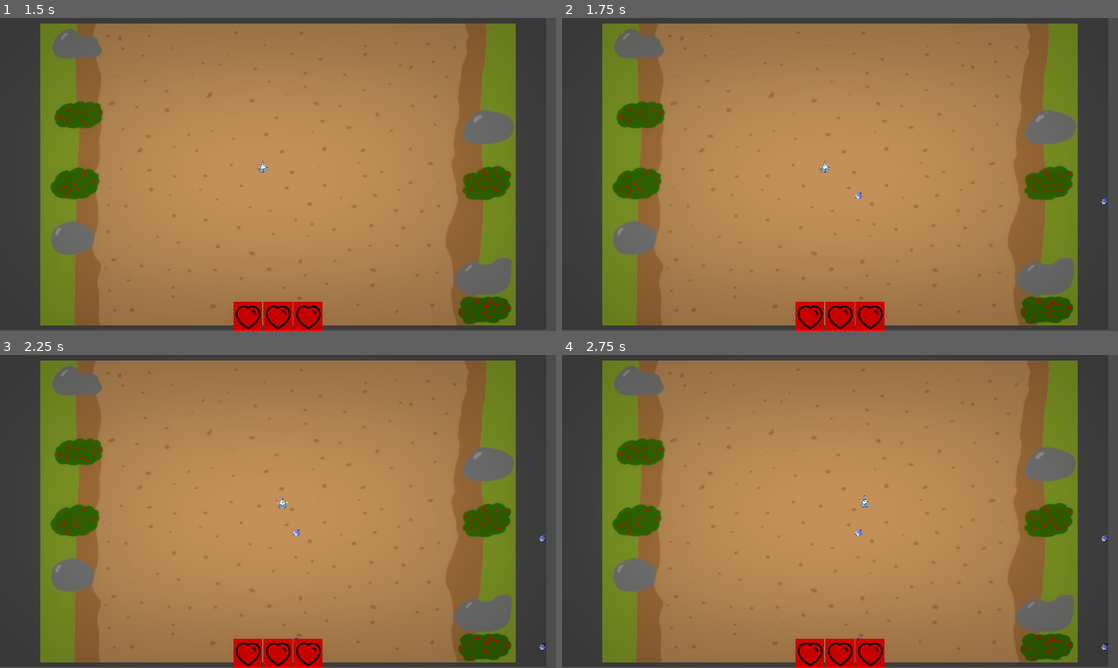
Above: before the commit, frames 1-4 (two rows, left to right).
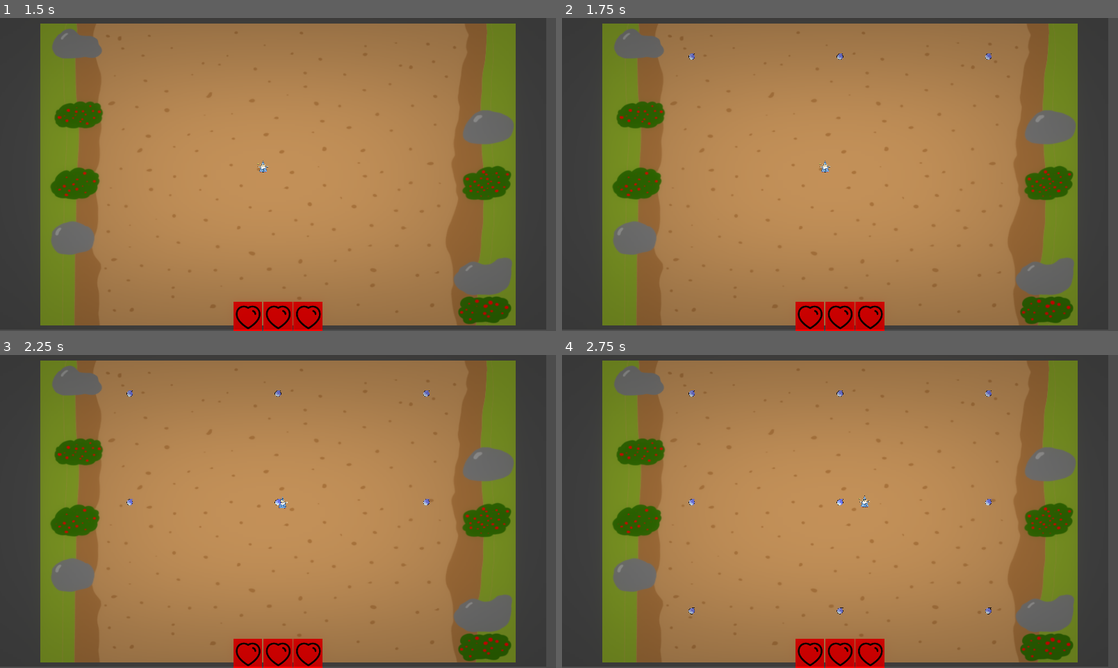
Above: after the commit, the same moments.

Repository: Soiiz/Heart-Of-Cards-Jam
Game: Godot game, scene res://scenes/Main.tscn
Two runs of this game, one before a commit and one after it. Both use one fixed random seed, a clock stepped at 60 frames per second and the inputs below.
Inputs (mouse positions are in pixels of both pictures, inside the frame that each line leads up to):
- Up to frame 1 (1.5 s): click (183, 174) at 0.5 s; click (278, 174) at 1.27 s
- Up to frame 2 (1.75 s): no input
- Up to frame 3 (2.25 s): tap Enter at 2 s; move the mouse to (400, 495) at 2.02 s; press the mouse at (400, 495) at 2.03 s; hold D (right) from 2.03 s (still down)
- Up to frame 4 (2.75 s): keep holding D (right)

Frame 1 is identical in both runs. In frame 2, less than 0.1% of the frame differs, in the area x 22-99%, y 11-60%; in frame 3, 0.2%; in frame 4, 0.2%, in the area x 22-99%, y 11-95%.

Commit message:
refactor spawns

Diff:
--- a/cards/c_star/c_star.gd
+++ b/cards/c_star/c_star.gd
@@ -3,7 +3,7 @@
 export(PackedScene) var proj_scene
 var ticks = 0
 var console = Global.console
-onready var spawn_array = $SpawnPoints.get_children()
+onready var spawn_array = console.get_upper_spawns().get_children()
 export var fire_rate = 30
 
 func _process(delta):
--- a/scenes/Main.tscn
+++ b/scenes/Main.tscn
@@ -12,6 +12,23 @@
 
 [sub_resource type="RectangleShape2D" id=1]
 extents = Vector2( 807.75, 49 )
+
+[sub_resource type="ShaderMaterial" id=3]
+shader = ExtResource( 7 )
+shader_param/lod = 4.554
+
+[sub_resource type="ShaderMaterial" id=4]
+shader = ExtResource( 8 )
+shader_param/Distortion = 0.056
+shader_param/Side_Speed = 0.015
+shader_param/Horizontal_Strength = -0.697
+shader_param/Speed = 0.037
+shader_param/Vertical_Strength = 0.821
+shader_param/Blur_Amount = 1.377
+shader_param/Base_Color_Mod = Color( 0.154843, 0.370437, 0.492083, 1 )
+shader_param/Star_Speed = 0.02
+shader_param/Water_Speed = 0.05
+shader_param/Surface_Light = 0.197
 
 [sub_resource type="ShaderMaterial" id=5]
 shader = ExtResource( 8 )
@@ -30,23 +47,6 @@
 shader = ExtResource( 3 )
 shader_param/vignette = ExtResource( 4 )
 
-[sub_resource type="ShaderMaterial" id=3]
-shader = ExtResource( 7 )
-shader_param/lod = 4.554
-
-[sub_resource type="ShaderMaterial" id=4]
-shader = ExtResource( 8 )
-shader_param/Distortion = 0.056
-shader_param/Side_Speed = 0.015
-shader_param/Horizontal_Strength = -0.697
-shader_param/Speed = 0.037
-shader_param/Vertical_Strength = 0.821
-shader_param/Blur_Amount = 1.377
-shader_param/Base_Color_Mod = Color( 0.154843, 0.370437, 0.492083, 1 )
-shader_param/Star_Speed = 0.02
-shader_param/Water_Speed = 0.05
-shader_param/Surface_Light = 0.197
-
 [node name="Main" type="Node"]
 
 [node name="Console" type="Node" parent="."]
@@ -99,6 +99,17 @@
 position = Vector2( -52, -27 )
 scale = Vector2( 2, 2 )
 
+[node name="Lower_Spawns" type="Node" parent="Node2D"]
+
+[node name="Node2D" type="Node2D" parent="Node2D/Lower_Spawns"]
+position = Vector2( -512, 544 )
+
+[node name="Node2D2" type="Node2D" parent="Node2D/Lower_Spawns"]
+position = Vector2( 0, 544 )
+
+[node name="Node2D3" type="Node2D" parent="Node2D/Lower_Spawns"]
+position = Vector2( 512, 544 )
+
 [node name="Upper_Spawns" type="Node" parent="Node2D"]
 
 [node name="Node2D" type="Node2D" parent="Node2D/Upper_Spawns"]
@@ -109,59 +120,6 @@
 
 [node name="Node2D3" type="Node2D" parent="Node2D/Upper_Spawns"]
 position = Vector2( 512, -544 )
-
-[node name="Lower_Spawns" type="Node" parent="Node2D"]
-
-[node name="Node2D" type="Node2D" parent="Node2D/Lower_Spawns"]
-position = Vector2( -512, 544 )
-
-[node name="Node2D2" type="Node2D" parent="Node2D/Lower_Spawns"]
-position = Vector2( 0, 544 )
-
-[node name="Node2D3" type="Node2D" parent="Node2D/Lower_Spawns"]
-position = Vector2( 512, 544 )
-
-[node name="CanvasLayer2" type="CanvasLayer" parent="."]
-layer = 2
-
-[node name="Control" type="Control" parent="CanvasLayer2"]
-anchor_right = 1.0
-anchor_bottom = 1.0
-mouse_filter = 2
-
-[node name="Water" type="ColorRect" parent="CanvasLayer2/Control"]
-material = SubResource( 5 )
-anchor_right = 1.0
-anchor_bottom = 1.0
-margin_left = -118.0
-margin_top = 838.0
-margin_right = 116.0
-mouse_filter = 2
-
-[node name="CanvasLayer3" type="CanvasLayer" parent="."]
-layer = 5
-
-[node name="Control" type="Control" parent="CanvasLayer3"]
-anchor_right = 1.0
-anchor_bottom = 1.0
-mouse_filter = 2
-__meta__ = {
-"_edit_lock_": true
-}
-
-[node name="Vignette" type="ColorRect" parent="CanvasLayer3/Control"]
-modulate = Color( 1, 1, 1, 0.270588 )
-material = SubResource( 2 )
-anchor_right = 1.0
-anchor_bottom = 1.0
-margin_left = -33.0
-margin_top = -5.0
-margin_right = -33.0
-margin_bottom = -5.0
-mouse_filter = 2
-__meta__ = {
-"_edit_lock_": true
-}
 
 [node name="CanvasLayer" type="CanvasLayer" parent="."]
 
@@ -232,6 +190,48 @@
 margin_right = 960.0
 margin_bottom = 540.0
 
+[node name="CanvasLayer2" type="CanvasLayer" parent="."]
+layer = 2
+
+[node name="Control" type="Control" parent="CanvasLayer2"]
+anchor_right = 1.0
+anchor_bottom = 1.0
+mouse_filter = 2
+
+[node name="Water" type="ColorRect" parent="CanvasLayer2/Control"]
+material = SubResource( 5 )
+anchor_right = 1.0
+anchor_bottom = 1.0
+margin_left = -118.0
+margin_top = 838.0
+margin_right = 116.0
+mouse_filter = 2
+
+[node name="CanvasLayer3" type="CanvasLayer" parent="."]
+layer = 5
+
+[node name="Control" type="Control" parent="CanvasLayer3"]
+anchor_right = 1.0
+anchor_bottom = 1.0
+mouse_filter = 2
+__meta__ = {
+"_edit_lock_": true
+}
+
+[node name="Vignette" type="ColorRect" parent="CanvasLayer3/Control"]
+modulate = Color( 1, 1, 1, 0.270588 )
+material = SubResource( 2 )
+anchor_right = 1.0
+anchor_bottom = 1.0
+margin_left = -33.0
+margin_top = -5.0
+margin_right = -33.0
+margin_bottom = -5.0
+mouse_filter = 2
+__meta__ = {
+"_edit_lock_": true
+}
+
 [connection signal="round_ended" from="Console" to="CanvasLayer/Control/CardMenu" method="_on_Console_round_ended"]
 [connection signal="round_started" from="Console" to="CanvasLayer/Control/CardMenu" method="_on_Console_round_started"]
 [connection signal="selection_completed" from="CanvasLayer/Control/CardMenu" to="Console" method="_on_CardMenu_selection_completed"]
--- a/scripts/Console.gd
+++ b/scripts/Console.gd
@@ -35,7 +35,7 @@
 			heart.set_modulate(Color.white)
 
 func get_upper_spawns():
-	return get_node("../Upper_Spawns")
+	return get_node("../Node2D/Upper_Spawns")
 
 func get_lower_spawns():
-	return get_node("../Lower_Spawns")
+	return get_node("../Node2D/Lower_Spawns")
